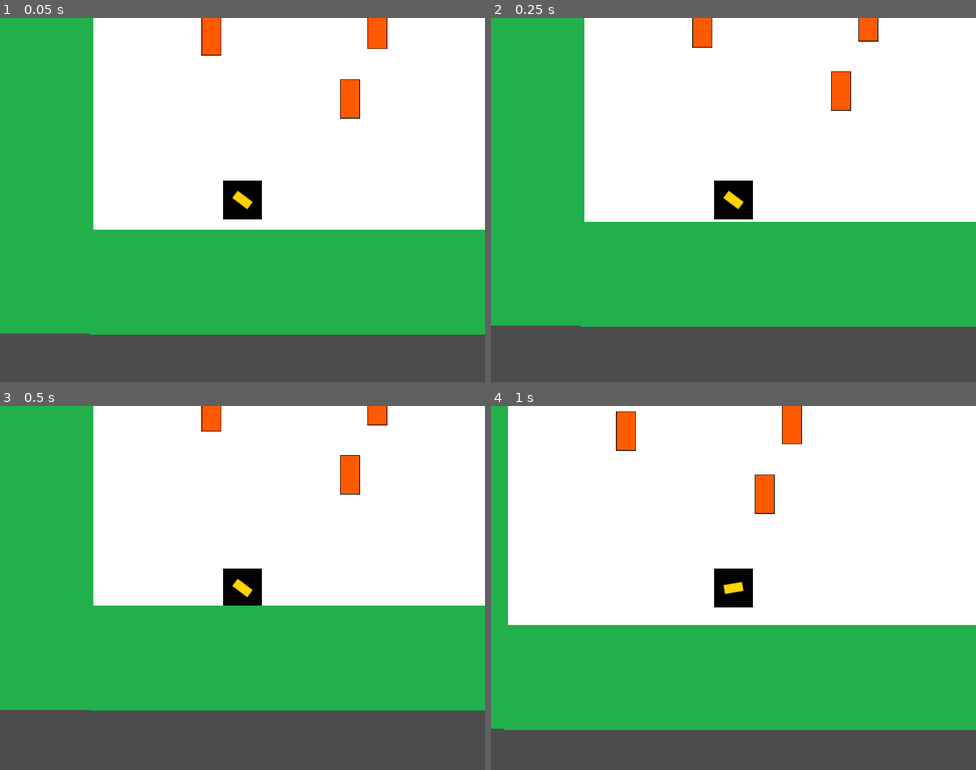
Above: before the commit, frames 1-4 (two rows, left to right).
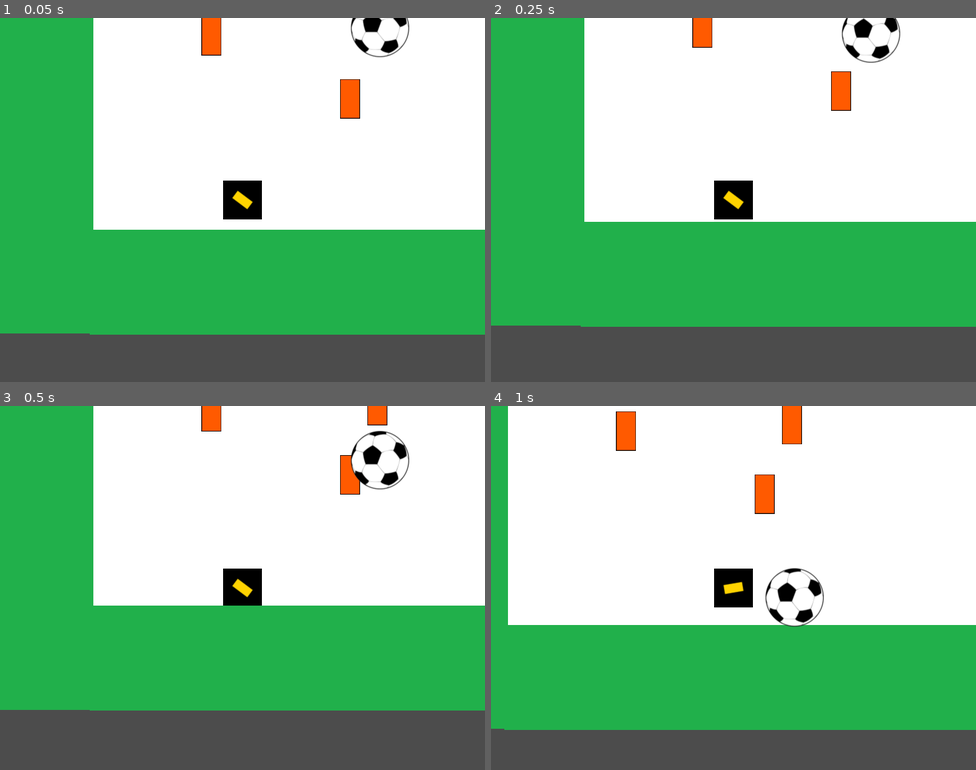
Above: after the commit, the same moments.

Repository: laendoor/unq-videojuegos
Game: Godot game, scene res://Main.tscn
Same seed, same stepped clock (60 frames per second), same inputs: the game is played once before the commit and once after it.
Inputs (mouse positions are in pixels of both pictures, inside the frame that each line leads up to):
- Up to frame 1 (0.05 s): no input
- Up to frame 2 (0.25 s): no input
- Up to frame 3 (0.5 s): no input
- Up to frame 4 (1 s): move the mouse to (840, 569) at 0.52 s; hold D (move_right) from 0.53 s (still down); click (840, 569) at 0.6 s; tap W (jump) at 0.77 s

The runs differ from the first frame. In frame 1, 0.7% of the frame differs, in the area x 72-85%, y 0-11%; in frame 2, 0.7%; in frame 3, 0.7%, in the area x 72-85%, y 6-23%; in frame 4, 0.7%.

Commit message:
:recycle: add ball

Diff:
--- a/challenges/clase-4/Main.tscn
+++ b/challenges/clase-4/Main.tscn
@@ -6,6 +6,7 @@
 [ext_resource path="res://entities/enemies/Turret.tscn" type="PackedScene" id=4]
 [ext_resource path="res://entities/enemies/TurretsSpawner.gd" type="Script" id=5]
 [ext_resource path="res://entities/player/Floor.tscn" type="PackedScene" id=6]
+[ext_resource path="res://entities/Ball.tscn" type="PackedScene" id=7]
 
 [node name="Main" type="Node"]
 script = ExtResource( 3 )
@@ -40,3 +41,7 @@
 [node name="TurretsSpawner" type="Node" parent="."]
 script = ExtResource( 5 )
 turret_scene = ExtResource( 4 )
+
+[node name="Ball" parent="." instance=ExtResource( 7 )]
+position = Vector2( 475.947, 94.1804 )
+gravity_scale = 8.0
--- /dev/null
+++ b/challenges/clase-4/entities/Ball.tscn
@@ -0,0 +1,15 @@
+[gd_scene load_steps=3 format=2]
+
+[ext_resource path="res://assets/textures/ball.png" type="Texture" id=1]
+
+[sub_resource type="CircleShape2D" id=1]
+radius = 135.712
+
+[node name="Ball" type="RigidBody2D"]
+
+[node name="Sprite" type="Sprite" parent="."]
+texture = ExtResource( 1 )
+
+[node name="CollisionShape2D" type="CollisionShape2D" parent="."]
+scale = Vector2( 0.36, 0.36 )
+shape = SubResource( 1 )
Not shown: 1 places in challenges/clase-4/Main.tscn that only renumber resources
Binary file added: challenges/clase-4/assets/textures/ball.png
Not shown, added: challenges/clase-4/assets/textures/ball.png.import
